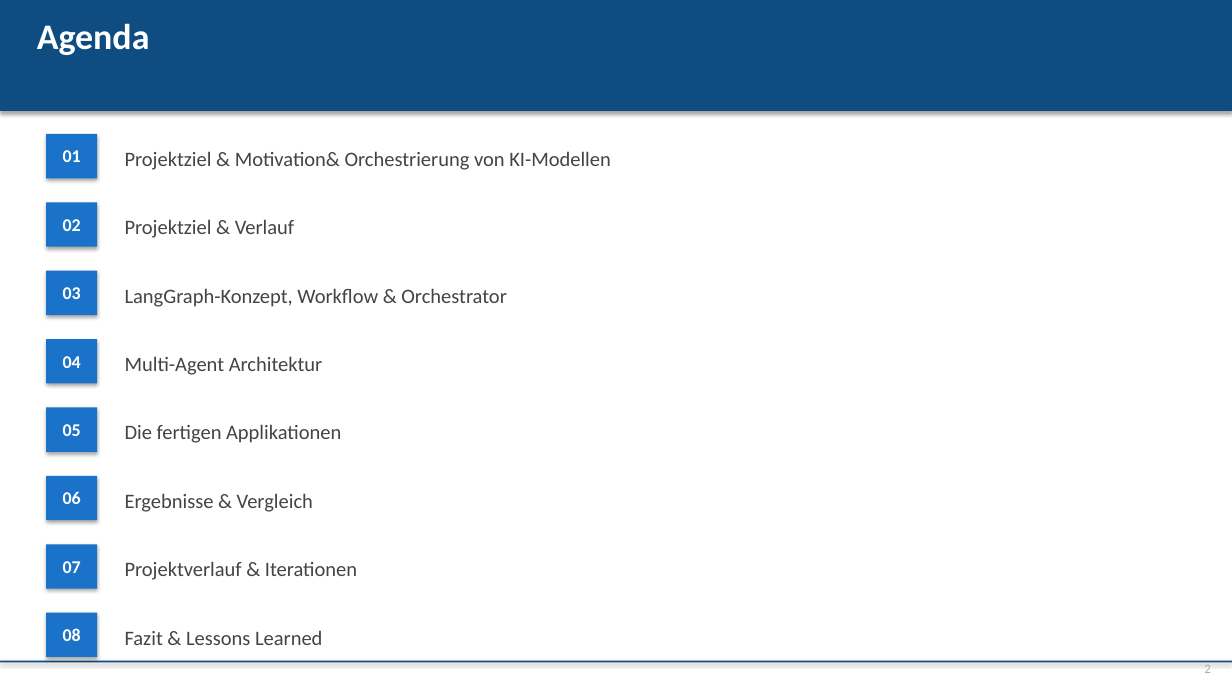
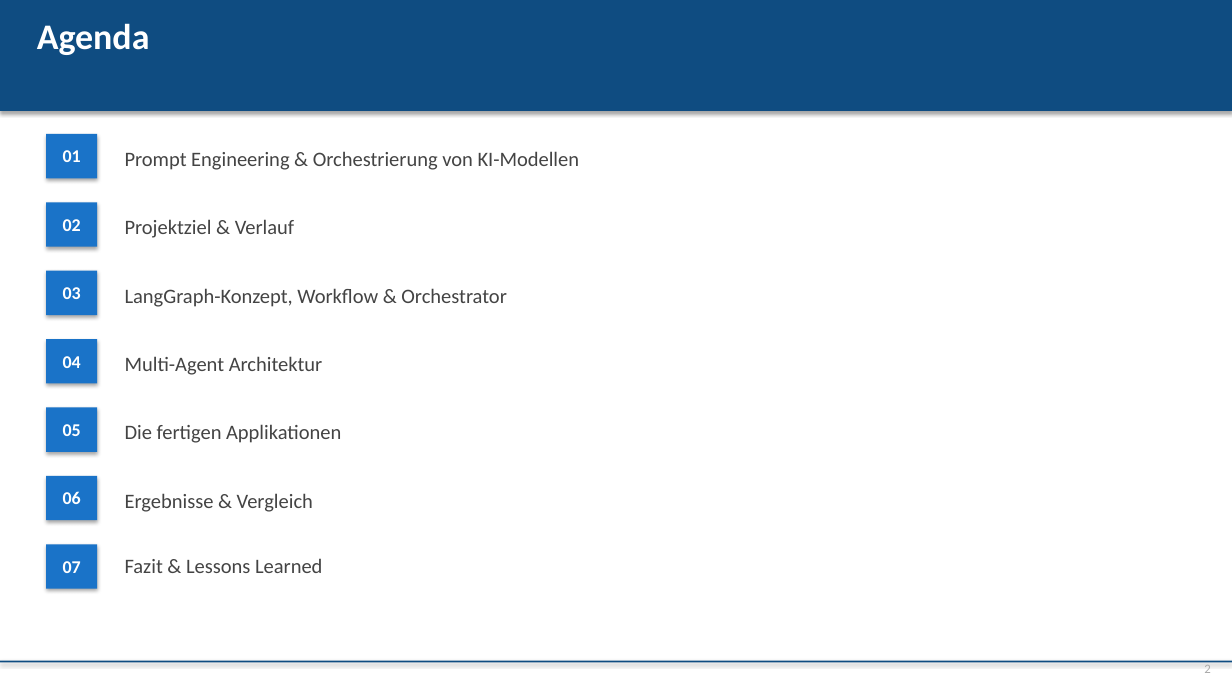
Before and after one commit to kis4-2026ss/projekt-bb-g2-moser-koberl, a slide deck: slide 2 of Doc/KIS-Projekt-Praesentation.pptx. Drawn at 1232x693 pixels with LibreOffice and Linux fonts; fonts in the diff are those of the drawing. Boxes give left, top, right and bottom in pixels: in the first picture for what was removed or moved away, otherwise in the second. Text is boxed around its words. In the diff, an @@ line names an element or a change of style, - is before the commit and + after.

```diff
--- a/Doc/KIS-Projekt-Praesentation.pptx
+++ b/Doc/KIS-Projekt-Praesentation.pptx
@@ text at <box>125,151,580,170</box>: text changed @@
-Projektziel & Motivation& Orchestrierung von KI-Modellen
+Prompt Engineering & Orchestrierung von KI-Modellen
@@ text "Fazit & Lessons Learned": place and size @@
-text "Fazit & Lessons Learned" at <box>125,630,322,645</box>
+text "Fazit & Lessons Learned" at <box>125,558,322,573</box>
@@ text removed at <box>125,561,357,580</box> @@
-Projektverlauf & Iterationen
@@ rectangle removed at <box>46,613,97,657</box> @@
@@ text removed at <box>63,628,81,641</box> @@
-08
```
Also in this commit, not shown: 7 other slides changed.
